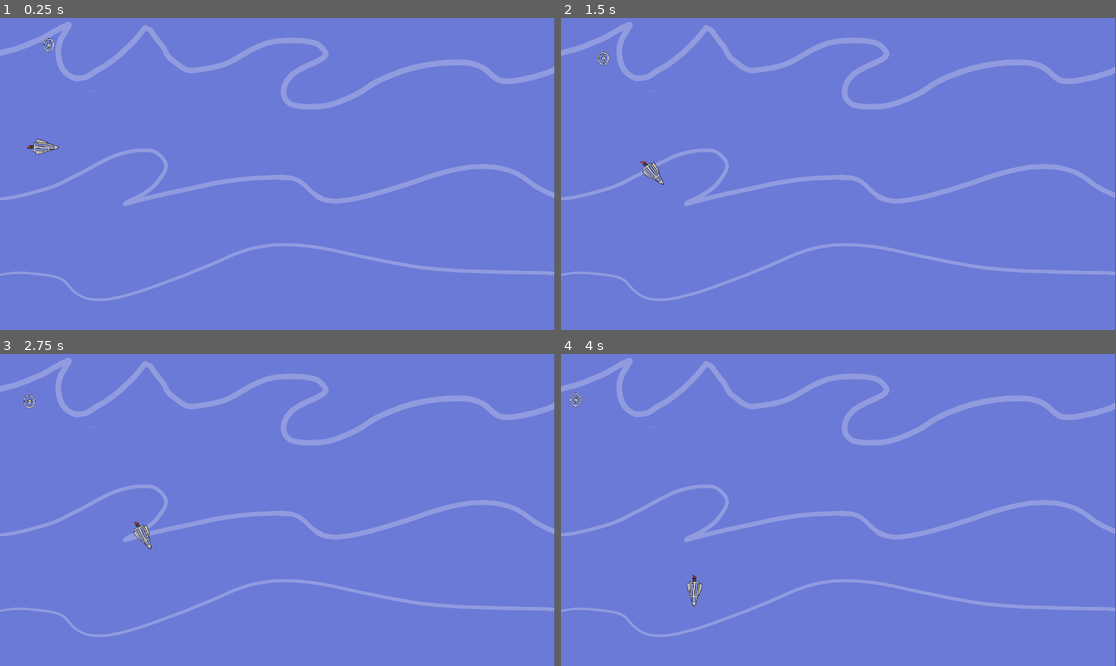
Above: before the commit, frames 1-4 (two rows, left to right).
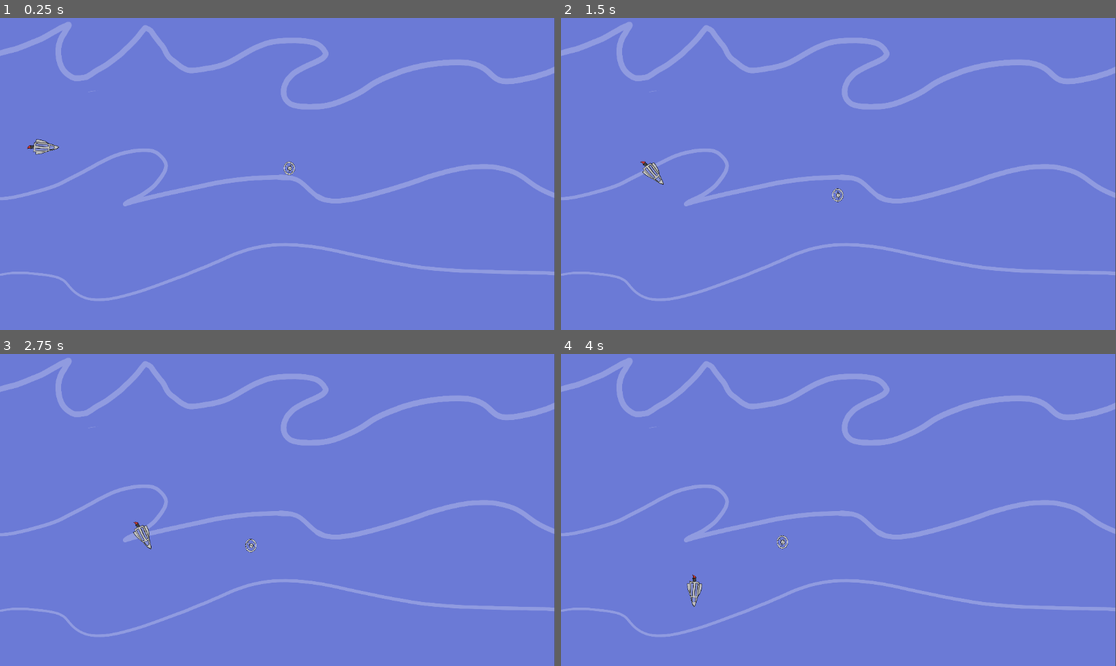
Above: after the commit, the same moments.

Repository: ecleaver/GoDot-GameCourse
Game: Godot game, scene res://Scenes/Ocean/Ocean.tscn
Two runs of this game, one before a commit and one after it. Both use one fixed random seed, a clock stepped at 60 frames per second and the inputs below.
Inputs:
- Up to frame 1 (0.25 s): no input
- Up to frame 2 (1.5 s): hold Right (ui_right) 0.53-1.28 s; hold Left (ui_left) from 1.28 s (still down)
- Up to frame 3 (2.75 s): release Left (ui_left) at 2.03 s; hold Right (ui_right) from 2.03 s (still down)
- Up to frame 4 (4 s): release Right (ui_right) at 3.53 s; hold Left (ui_left) from 3.53 s (still down)

The runs differ from the first frame. In frame 1, 0.1% of the frame differs, in the area x 7-54%, y 6-51%; in frame 2, 0.1%, in the area x 6-51%, y 10-60%; in frame 3, 0.1%; in frame 4, 0.1%.

Commit message:
Foundations
Found limitations of the godot, it dose not allow for the delta to pass to the function

Diff:
--- a/foundations/Scenes/Ocean/Ocean.gd
+++ b/foundations/Scenes/Ocean/Ocean.gd
@@ -2,21 +2,17 @@
 
 @onready var plane: AnimatedSprite2D = $PlaneAnimated2d
 @onready var hilcopper: AnimatedSprite2D = $HilcopperAnimated2d
-@onready var radius = 50
+@onready var radius = 100
 @onready var angle = 0
 @onready var speed = 0.5
-@onready var pos_x = 0
-@onready var pos_y = 0
-@onready var x = 50
-@onready var y = 50
-func createCircle(sprite : AnimatedSprite2D, speed, angle, radius, pos_x, pos_y, x, y):
+@onready var pos_x = 500
+@onready var pos_y = 300
+@onready var positions = []
 
-	angle += speed * get_process_delta_time()
-	pos_x = cos(angle)
-	pos_y = sin(angle)
-	sprite.position.x = radius * pos_x + x
-	sprite.position.y = radius * pos_y + y
-
+func createCircle (sprit : AnimatedSprite2D, radius, angle, pos_x, pos_y):
+	var positions = [radius * cos(angle) + pos_x, radius * sin(angle) + pos_y]
+	sprit.position.x = positions[0]
+	sprit.position.y = positions[1]
 
 # Called when the node enters the scene tree for the first time.
 func _ready() -> void:
@@ -40,16 +36,13 @@
 		plane.position.y -= 120 * delta
 		plane.rotate(180 * delta)
 
-	"
-	 	Trying to replace the logic of the circle with a function.
-	  createCircle(hilcopper, speed, angle, radius, pos_x, pos_y, x, y)
-	"
 
 	angle += speed * get_process_delta_time()
-	pos_x = cos(angle)
-	pos_y = sin(angle)
-	hilcopper.position.x = radius * pos_x + x
-	hilcopper.position.y = radius * pos_y + y
+	createCircle(hilcopper, radius, angle, pos_x, pos_y)
+
+
+
+
 
 	if Input.is_action_pressed("ui_left"):
 		plane.rotate(-1.5 * delta)
